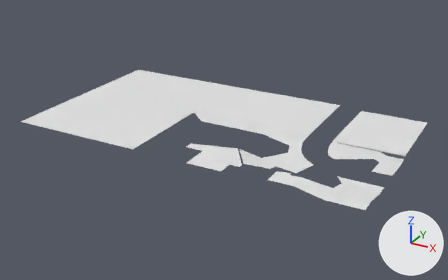
The FBX model Steel Heel Jam/Assets/Art/Meshes/Powerhouse/SM_ConcreteFloor_01.fbx as it was, and as the next commit left it.
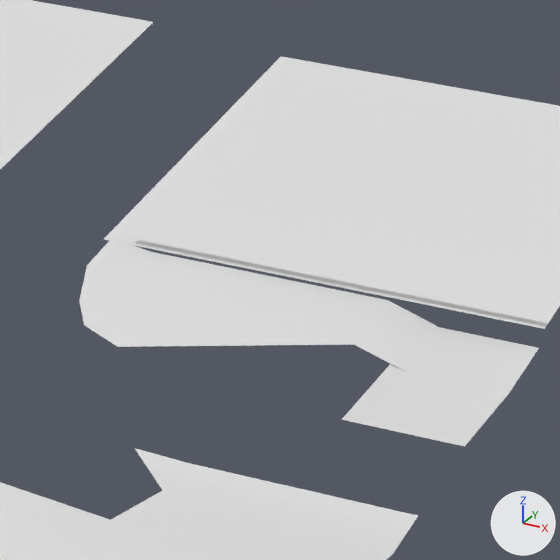
Old and new are each drawn whole from a 50 mm camera at (78.4, -178.0, 88.2) aimed at (-23.9, 8.0, -4.8) and again close up on the part from 70% to 91% of the width and 36% to 70% of the height. Lighting does not change. The marker at lower right points along +X, +Y and +Z.

In view in the first close-up: 'SM_ConcreteFloor_01'.
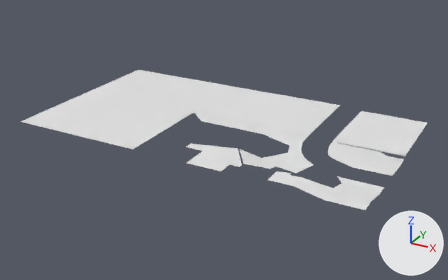
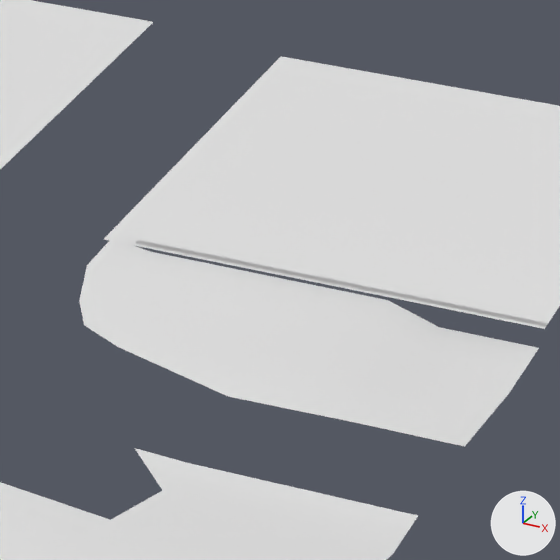
Changed parts and their boxes (x1, y1, x2, y2) in the close-ups (560 x 560 px):
part 1 of me_plane_004, built on
    before: (341, 364, 407, 423)
    after: (119, 345, 407, 423)

Patch to the scene script:
```diff
--- a/Steel Heel Jam/Assets/Art/Meshes/Powerhouse/SM_ConcreteFloor_01.fbx.py
+++ b/Steel Heel Jam/Assets/Art/Meshes/Powerhouse/SM_ConcreteFloor_01.fbx.py
@@ me_plane_004 @@
 me_plane_004.from_pydata(...)  # 96 vertices, 44 faces; spans x -93.5..41.1, y -30.1..50.4, z -0.5..4.5
 # used by ob_sm_concretefloor_01; location = (0.0, 0.0, 0.0)
 # verts and faces of me_plane_004; kept vertices keep their numbers, new ones are numbered from 96
 # before: 35 (32.5, 7.4, 0.5) at pixel (353, 344), 37 (21.2, 0.9, 0.5) at pixel (117, 346), 43 (35.5, 7.5, -0.5) at pixel (406, 372), 46 (35.5, -1.9, 0.5) at pixel (359, 423), 48 (34.5, 7.5, -0.2) at pixel (390, 364)
 # before: 49 (34.5, -1.9, 0.5) at pixel (341, 419)
+# me_plane_004 part 1
+delete_vertices([48, 49])  # with the faces that use them
+verts[96] = (28.5, -2.1, 0.5)  # pixel (228, 396)
+faces += [(35, 96, 46), (35, 46, 43), (35, 37, 96)]
 me_plane_004.materials.append(mat_m_concretefloor_01)
```
